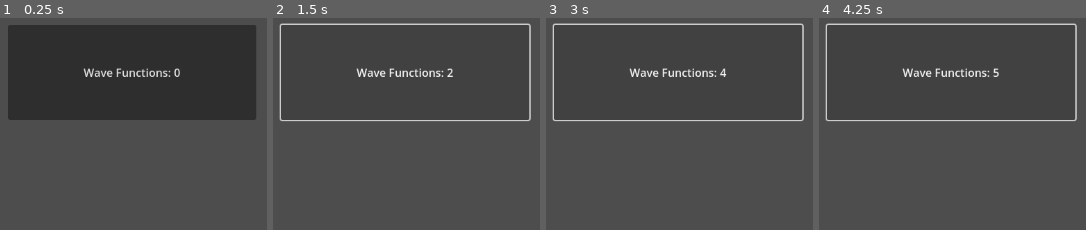
Above: before the commit, frames 1-4 (left to right).
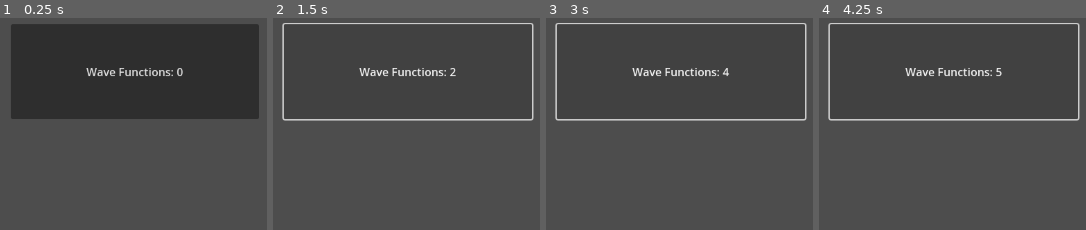
Above: after the commit, the same moments.

Repository: WilliamAHoffman/EmergentUniverse
Game: Godot game, scene res://scenes/root.tscn
The game is run twice, just before and just after one commit, with the same random seed, the same clock (stepped at 60 frames per second) and the same inputs.
Inputs:
- Up to frame 1 (0.25 s): no input
- Up to frame 2 (1.5 s): click "Wave Functions: 0" at 0.5 s; click "Wave Functions: 1" at 1.25 s
- Up to frame 3 (3 s): click "Wave Functions: 2" at 2 s; click "Wave Functions: 3" at 2.75 s
- Up to frame 4 (4.25 s): click "Wave Functions: 4" at 3.5 s

The runs differ from the first frame. In frame 1, 2.6% of the frame differs, in the area x 2-98%, y 2-49%; in frame 2, 4.0%; in frame 3, 4.0%; in frame 4, 4.0%.

Commit message:
reworked resources

Diff:
--- a/scenes/root.tscn
+++ b/scenes/root.tscn
@@ -1,12 +1,14 @@
-[gd_scene load_steps=2 format=3 uid="uid://cyj1qkdkxyycc"]
+[gd_scene load_steps=3 format=3 uid="uid://cyj1qkdkxyycc"]
 
 [ext_resource type="Script" path="res://scripts/button_manager.gd" id="1_u0srf"]
+[ext_resource type="Script" path="res://scripts/resource_manager.gd" id="2_os0tv"]
 
 [node name="Root" type="Node2D"]
 
-[node name="ButtonManager" type="Node2D" parent="." node_paths=PackedStringArray("button_manager")]
+[node name="ButtonManager" type="Node2D" parent="." node_paths=PackedStringArray("button_manager", "resource_manager")]
 script = ExtResource("1_u0srf")
 button_manager = NodePath("../ButtonManagerControl")
+resource_manager = NodePath("../ResourceManager")
 
 [node name="ButtonManagerControl" type="Control" parent="."]
 layout_mode = 3
@@ -14,10 +16,10 @@
 
 [node name="ResourceWaveFunction" type="Button" parent="ButtonManagerControl"]
 layout_mode = 0
-offset_left = 13.0
-offset_top = 10.0
-offset_right = 371.0
-offset_bottom = 147.0
+offset_left = 17.0
+offset_top = 9.0
+offset_right = 375.0
+offset_bottom = 146.0
 
 [node name="ResourceVirtualParticle" type="Button" parent="ButtonManagerControl"]
 layout_mode = 0
@@ -35,14 +37,17 @@
 
 [node name="ResourceUpQuark" type="Button" parent="ButtonManagerControl"]
 layout_mode = 0
-offset_left = 762.0
-offset_top = 15.0
-offset_right = 1170.0
-offset_bottom = 140.0
+offset_left = 754.0
+offset_top = 10.0
+offset_right = 1171.0
+offset_bottom = 150.0
 
 [node name="ResourceDownQuark" type="Button" parent="ButtonManagerControl"]
 layout_mode = 0
-offset_left = 393.0
-offset_top = 161.0
-offset_right = 740.0
-offset_bottom = 296.0
+offset_left = 397.0
+offset_top = 158.0
+offset_right = 744.0
+offset_bottom = 293.0
+
+[node name="ResourceManager" type="Node2D" parent="."]
+script = ExtResource("2_os0tv")
--- a/scripts/button_manager.gd
+++ b/scripts/button_manager.gd
@@ -1,12 +1,15 @@
+class_name ButtonManager
 extends Node
 
 @export var button_manager : Control
+@export var resource_manager : ResourceManager
 var buttons : Dictionary
 var resources : Dictionary
 
 
 func _ready():
-	_init_resource_data()
+	await owner.ready
+	resources = resource_manager.resources
 	_init_button_data()
 	_add_button_data()
 
@@ -28,6 +31,7 @@
 			resource.quantity -= buttons[button.name].cost[resource]
 		for function in buttons[button.name].functions:
 			print(function)
+			print(buttons[button.name].functions[function])
 			callv(function, buttons[button.name].functions[function])
 
 
@@ -41,8 +45,7 @@
 	buttons["ResourceVirtualParticle"].unlock_criteria[resources["VirtualParticle"]] = 1
 
 	buttons["ActionQuark"] = ButtonData.new()
-	buttons["ActionQuark"].functions['_random_create'] = [resources["UpQuark"], 0, 50, 1]
-	buttons["ActionQuark"].functions['_random_create'] = [resources["DownQuark"], 50, 100, 1]
+	buttons["ActionQuark"].functions['_random_create_multi'] = [[[resources["UpQuark"], 0, 50, 1], [resources["DownQuark"], 0, 50, 1]]]
 	buttons["ActionQuark"].unlock_criteria[resources["VirtualParticle"]] = 2
 	buttons["ActionQuark"].cost[resources["VirtualParticle"]] = 2
 
@@ -51,20 +54,6 @@
 
 	buttons["ResourceDownQuark"] = ButtonData.new()
 	buttons["ResourceDownQuark"].unlock_criteria[resources["DownQuark"]] = 1
-
-func _init_resource_data():
-	resources["VirtualParticle"] = ResourceData.new()
-	resources["VirtualParticle"].name = "Virtual Particle"
-
-	resources["WaveFunction"] = ResourceData.new()
-	resources["WaveFunction"].name = "Wave Function"
-	resources["WaveFunction"].quantity_per_click = 1
-
-	resources["UpQuark"] = ResourceData.new()
-	resources["UpQuark"].name = "Up Quark"
-
-	resources["DownQuark"] = ResourceData.new()
-	resources["DownQuark"].name = "Down Quark"
 
 
 func _add_button_data():
@@ -94,11 +83,18 @@
 	buttons["ResourceUpQuark"].button.text = "Up Quarks: " + str(resources["UpQuark"].quantity)
 	buttons["ResourceDownQuark"].button.text = "Down Quarks: " + str(resources["DownQuark"].quantity)
 
+
 func _add_click(resource : ResourceData):
 	if resource.is_unlocked:
 		resource.quantity += resource.quantity_per_click
 
-func _random_create(resource : ResourceData, lowerbound : int, upperbound : int, amount : int):
+
+func _random_create_multi(resources : Array):
+	for resource in resources:
+		_random_create(resource[0], resource[1], resource[2], resource[3])
+
+
+func _random_create(resource : ResourceData, upperbound : int, lowerbound : int, amount : int):
 	var item_pull = randi_range(0, 100)
 	if item_pull < randi_range(lowerbound, upperbound):
 		resource.quantity += amount
--- /dev/null
+++ b/scripts/resource_manager.gd
@@ -0,0 +1,23 @@
+class_name ResourceManager
+extends Node
+
+var resources : Dictionary
+
+
+func _ready():
+	_init_resource_data()
+
+
+func _init_resource_data():
+	resources["VirtualParticle"] = ResourceData.new()
+	resources["VirtualParticle"].name = "Virtual Particle"
+
+	resources["WaveFunction"] = ResourceData.new()
+	resources["WaveFunction"].name = "Wave Function"
+	resources["WaveFunction"].quantity_per_click = 1
+
+	resources["UpQuark"] = ResourceData.new()
+	resources["UpQuark"].name = "Up Quark"
+
+	resources["DownQuark"] = ResourceData.new()
+	resources["DownQuark"].name = "Down Quark"
